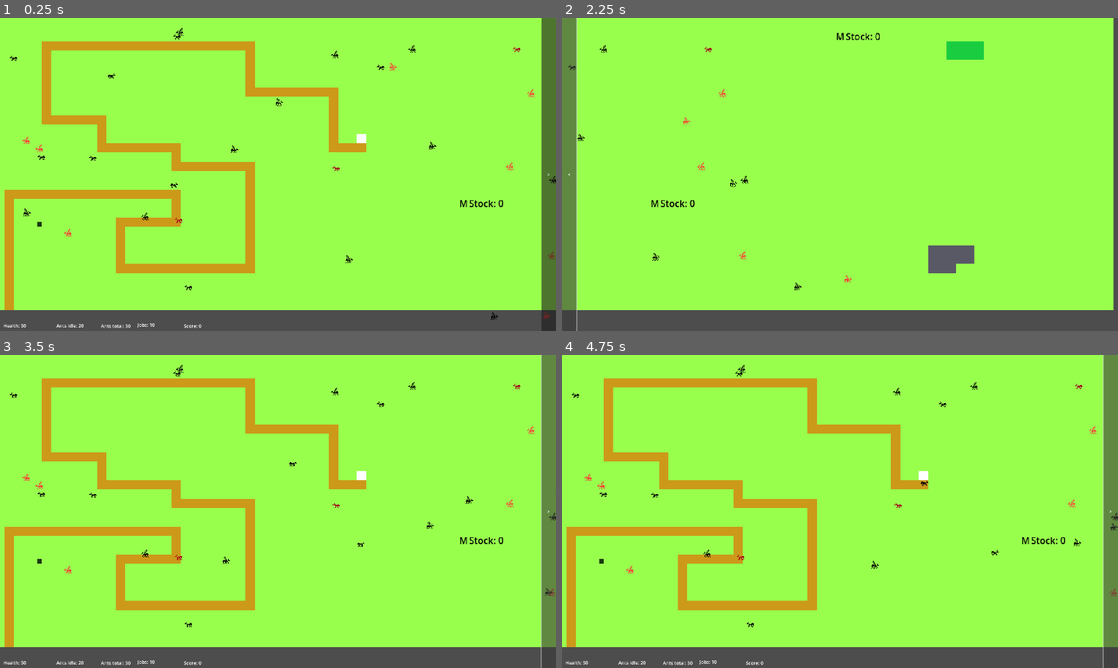
Above: before the commit, frames 1-4 (two rows, left to right).
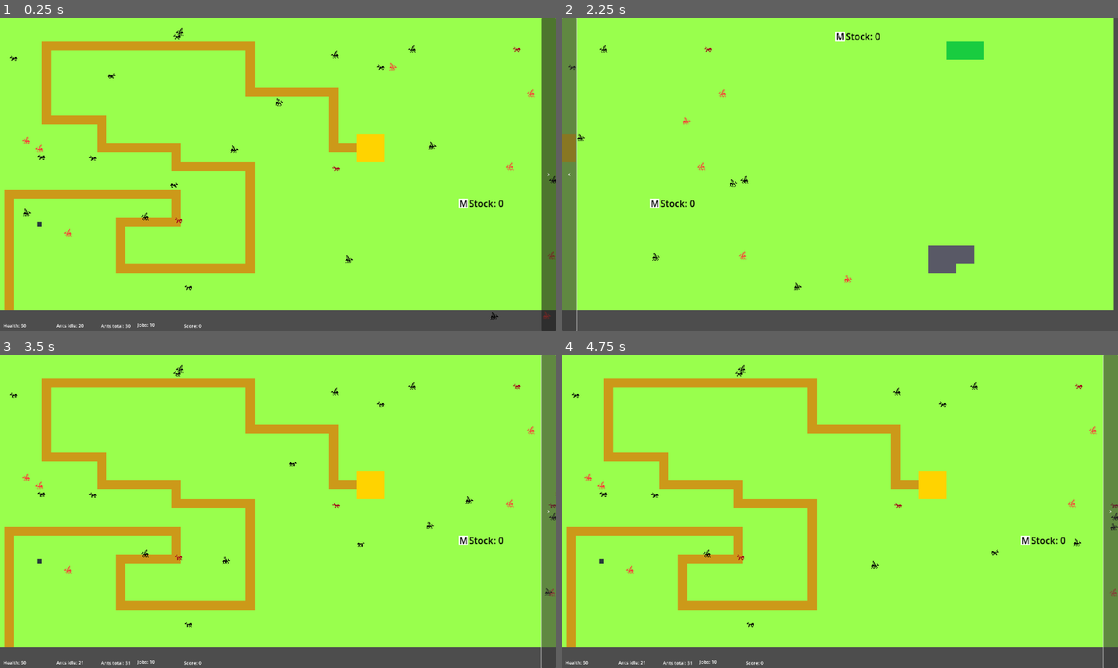
Above: after the commit, the same moments.

Repository: Harrimaga/LD56
Game: Godot game, scene res://Scenes/Main.tscn
The game is run twice, just before and just after one commit, with the same random seed, the same clock (stepped at 60 frames per second) and the same inputs.
Inputs:
- Up to frame 1 (0.25 s): no input
- Up to frame 2 (2.25 s): click ">" at 0.5 s; click "<" at 1.25 s; click ">" at 2 s
- Up to frame 3 (3.5 s): click "<" at 2.75 s
- Up to frame 4 (4.75 s): click ">" at 3.5 s; click "<" at 4.25 s

The runs differ from the first frame. In frame 1, 0.5% of the frame differs, in the area x 6-85%, y 36-67%; in frame 2, 0.3%; in frame 3, 0.5%, in the area x 6-100%, y 36-100%; in frame 4, 0.5%.

Commit message:
Hive now spawns things

Diff:
--- /dev/null
+++ b/Scenes/Locations/Hive.tscn
@@ -0,0 +1,13 @@
+[gd_scene load_steps=3 format=3 uid="uid://poe3q8t3tgmx"]
+
+[ext_resource type="Texture2D" uid="uid://fhdxapdf81dj" path="res://Assets/Textures/Pixel.png" id="1_m0wsk"]
+[ext_resource type="Script" path="res://Scenes/Locations/hive.gd" id="2_7n5nl"]
+
+[node name="Hive" type="Sprite2D"]
+modulate = Color(1, 0.827451, 0, 1)
+z_index = 1
+position = Vector2(-8, -8)
+scale = Vector2(3, 3)
+texture = ExtResource("1_m0wsk")
+offset = Vector2(8, 8)
+script = ExtResource("2_7n5nl")
--- /dev/null
+++ b/Scenes/Locations/hive.gd
@@ -0,0 +1,23 @@
+extends Location
+
+@onready var ant_scenes = [preload("res://Scenes/Units/BasicAnt.tscn"),
+						   preload("res://Scenes/Units/FlyingAnt.tscn"),
+						   preload("res://Scenes/Units/RedAnt.tscn"),
+						   preload("res://Scenes/Units/RedFlyingAnt.tscn")]
+
+var timer : float = 3
+var spawn_interval = 3
+
+# Called when the node enters the scene tree for the first time.
+func _ready() -> void:
+	pass # Replace with function body.
+
+
+# Called every frame. 'delta' is the elapsed time since the previous frame.
+func _process(delta: float) -> void:
+	timer -= delta
+	if timer <= 0:
+		var ant : Ant = ant_scenes.pick_random().instantiate()
+		TaskManager.add_to_pool(ant)
+		get_parent().get_parent().get_parent().add_child(ant)
+		timer = spawn_interval
--- a/Scenes/Tiles/ground.gd
+++ b/Scenes/Tiles/ground.gd
@@ -32,7 +32,7 @@
 	hasStone = false
 	hasBuilding = false
 	path = false
-	self.modulate = Color(0.6, 1, 0.3)
+	self.self_modulate = Color(0.6, 1, 0.3)
 	pass
 
 func setPathTile() -> void:
--- a/Scenes/map.gd
+++ b/Scenes/map.gd
@@ -4,6 +4,7 @@
 @onready var enemy = preload("res://Scenes/Enemies/Enemy.tscn")
 @onready var mine_scene = preload("res://Scenes/Locations/Mine.tscn")
 @onready var tower_scene = preload("res://Scenes/Locations/BasicTower.tscn")
+@onready var hive_scene = preload("res://Scenes/Locations/Hive.tscn")
 
 var width : int
 var height : int
@@ -90,8 +91,9 @@
 
 	for y in range(1, lines.size()):
 		for x in range(lines[y].length()):
+			if lines[y][x] == '\r': continue
 			var t = tile.instantiate()
-			if lines[y][x] == '\r': continue
+			$Grid.add_child(t)
 			match lines[y][x]:
 				'.': t.setGroundTile()
 				'p': t.setPathTile()
@@ -103,8 +105,13 @@
 					stone_tiles.append(t)
 				'b': t.setPathTile();beginPoint = Vector2(x, y - 1)
 				'e': t.setPathTile();goal = Vector2(x, y - 1)
+				'h':
+					t.setGroundTile()
+					var hive = hive_scene.instantiate()
+					build(hive, x, y - 1)
+
+
 			t.setPos(Vector2(x*32, (y - 1) * 32))
-			$Grid.add_child(t)
 
 func build(building : Location, x : int, y : int):
 	getTile(x, y).build(building)
